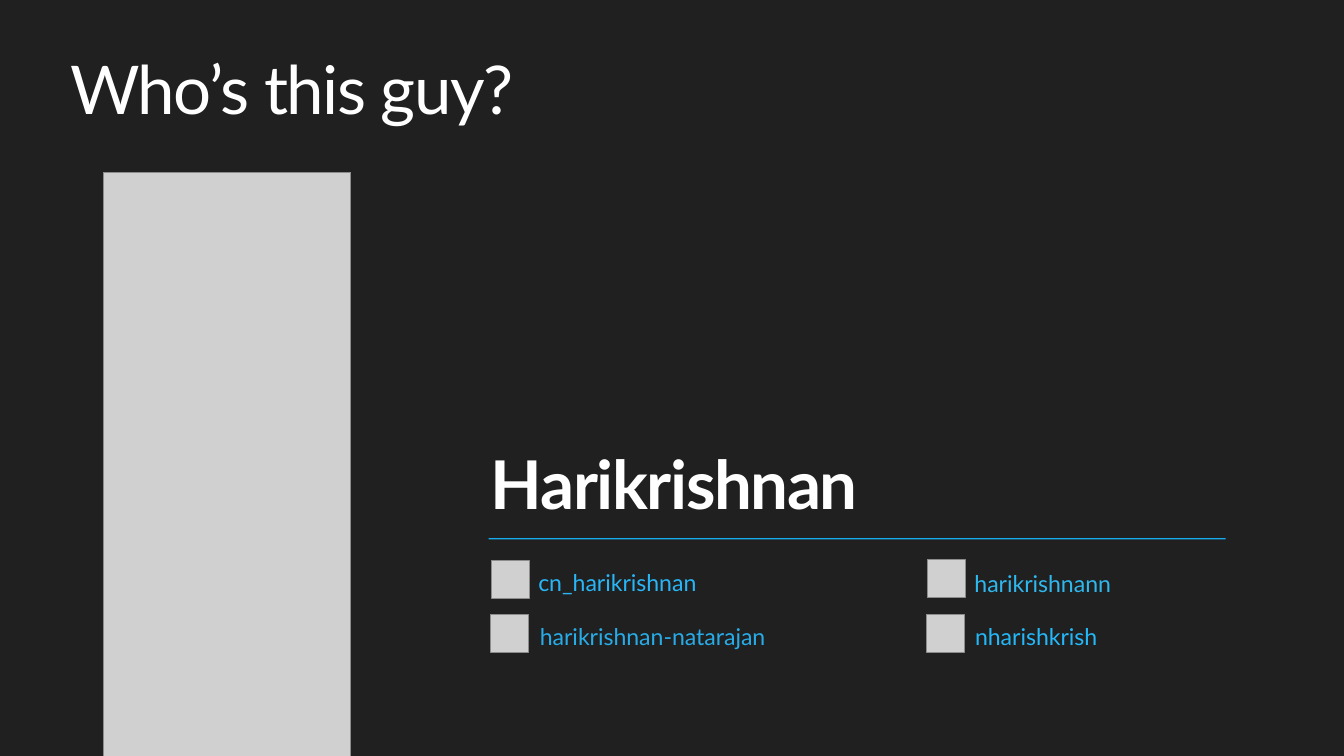
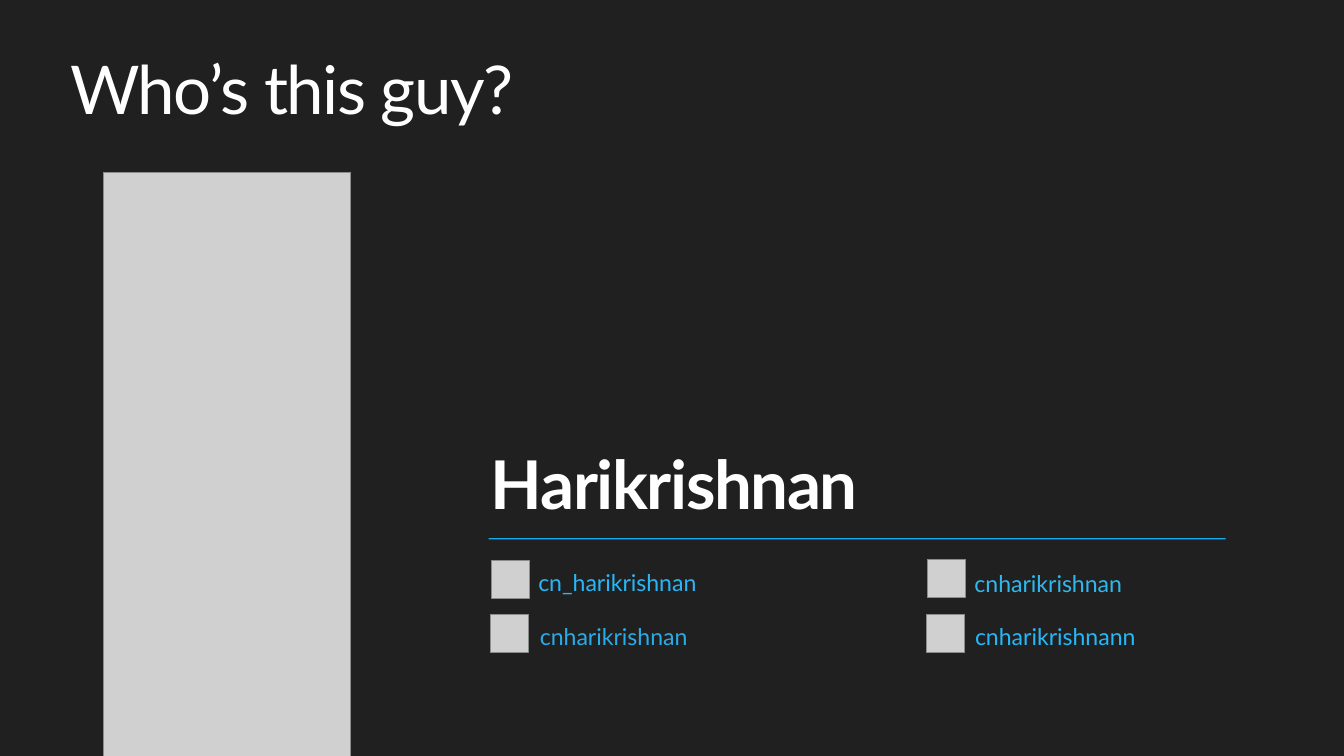
Before and after one commit to cnharikrishnan/2019-December-XamarinGeek, a slide deck: slide 2 of Slide/XamarinForms-Prism.pptx. Drawn at 1344x756 pixels with LibreOffice and Linux fonts; fonts in the diff are those of the drawing; grey boxes stand for pictures; background and template pictures are left out. Boxes give left, top, right and bottom in pixels: in the first picture for what was removed or moved away, otherwise in the second. Text is boxed around its words. In the diff, an @@ line names an element or a change of style, - is before the commit and + after.

```diff
--- a/Slide/XamarinForms-Prism.pptx
+++ b/Slide/XamarinForms-Prism.pptx
@@ text at <box>974,575,1122,592</box>: text changed @@
-harikrishnann
+cnharikrishnan
@@ text at <box>540,628,688,645</box>: text changed @@
-harikrishnan-natarajan
+cnharikrishnan
@@ text at <box>975,628,1135,645</box>: text changed @@
-nharishkrish
+cnharikrishnann
```
Also in this commit, not shown: 1 other slide changed.
